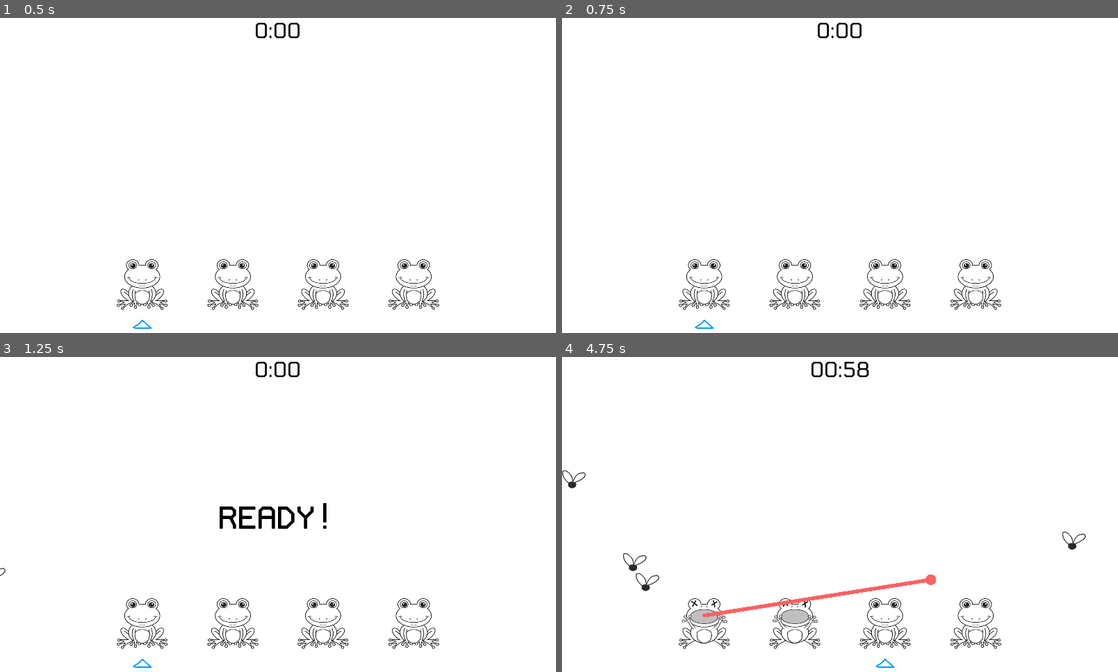
Above: before the commit, frames 1-4 (two rows, left to right).
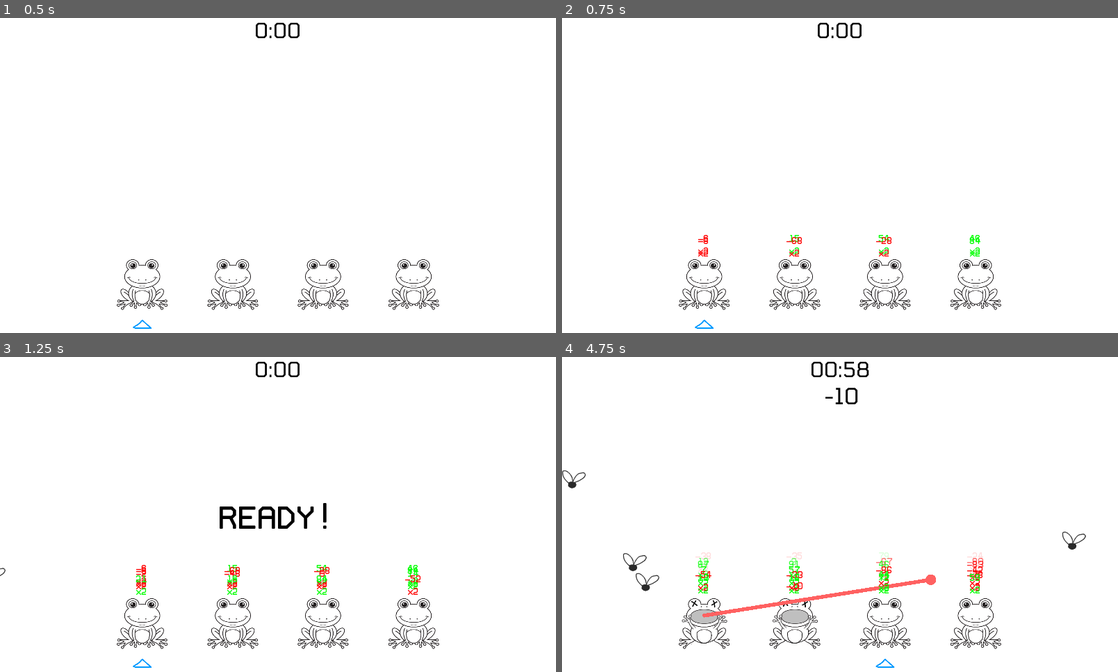
Above: after the commit, the same moments.

Repository: RichoM/time-flies
Game: Godot game, scene res://Level.tscn
Same seed, same stepped clock (60 frames per second), same inputs: the game is played once before the commit and once after it.
Inputs (mouse positions are in pixels of both pictures, inside the frame that each line leads up to):
- Up to frame 1 (0.5 s): no input
- Up to frame 2 (0.75 s): tap Enter (ui_accept) at 0.5, 0.6 s; move the mouse to (962, 162) at 0.52 s; click (962, 162) at 0.67 s
- Up to frame 3 (1.25 s): tap Enter (ui_accept) at 0.77, 1.07 s
- Up to frame 4 (4.75 s): move the mouse to (728, 536) at 1.27 s; tap Enter (ui_accept) at 1.35, 1.52, 1.82, 2.1, 2.85, 3.02, 3.32, 3.6, 3.77, 4.07, 4.35, 4.52 s; click (728, 536) at 1.42 s; move the mouse to (895, 448) at 2.02 s; click (895, 448) at 2.17 s; move the mouse to (812, 583) at 2.77 s; click (812, 583) at 2.92 s; move the mouse to (1006, 568) at 3.52 s; click (1006, 568) at 3.67 s; move the mouse to (673, 470) at 4.27 s; click (673, 470) at 4.42 s

Frame 1 is identical in both runs. In frame 2, 0.3% of the frame differs, in the area x 24-76%, y 68-76%; in frame 3, 0.6%; in frame 4, 0.9%, in the area x 24-76%, y 9-76%.

Commit message:
Added score

Diff:
--- a/Frog.tscn
+++ b/Frog.tscn
@@ -82,5 +82,8 @@
 scale = Vector2( 0.388, 0.344 )
 texture = ExtResource( 6 )
 
+[node name="points" type="Position2D" parent="."]
+position = Vector2( 0, -81 )
+
 [connection signal="state_changed" from="tongue" to="." method="_on_tongue_state_changed"]
 [connection signal="area_entered" from="tongue/tip" to="tongue" method="_on_tip_area_entered"]
--- a/Level.tscn
+++ b/Level.tscn
@@ -93,7 +93,6 @@
 }
 
 [node name="score" type="Label" parent="GUI"]
-visible = false
 anchor_top = 0.08
 anchor_right = 1.0
 anchor_bottom = 0.096
@@ -102,7 +101,6 @@
 margin_bottom = 40.4
 custom_colors/font_color = Color( 0, 0, 0, 1 )
 custom_fonts/font = SubResource( 2 )
-text = "1000"
 align = 1
 __meta__ = {
 "_edit_use_anchors_": false
--- a/frog.gd
+++ b/frog.gd
@@ -6,12 +6,15 @@
 
 var disabled = false
 
+signal bugs_eaten(frog, bugs)
+
 func set_target(point):
 	tongue.set_target(point)
 
-func eat(bug):
-	bug.get_parent().remove_child(bug)
-	# TODO(Richo): Score!
+func eat(bugs):
+	for bug in bugs:
+		bug.get_parent().remove_child(bug)
+	emit_signal("bugs_eaten", self, bugs)
 
 func set_current(val):
 	marker.visible = val
@@ -32,6 +35,18 @@
 	disabled = false
 	body.animation = "closed"
 
+func display_points(points, multiplier):
+	var point_msg = preload("res://points.tscn").instance()
+	add_child(point_msg)
+	point_msg.position = $points.position
+	var msg = str(points)
+	if multiplier > 1:
+		msg += "\nx" + str(multiplier)
+	point_msg.show_msg(msg, Color.green if points > 0 else Color.red)
+
+func _process(delta):
+	if Input.is_action_just_pressed("ui_accept"):
+		display_points(int(rand_range(-100, 100)), 2)
 
 func _on_tongue_state_changed(prev_state, new_state):
 	if disabled: return
--- a/level.gd
+++ b/level.gd
@@ -6,13 +6,31 @@
 
 var begin_time
 var started = false
+var total_score = 0
 
 onready var index = 0
 onready var frogs = get_node(frogs_path).get_children()
 
 func _ready():
 	get_current_frog().set_current(true)
+	for frog in frogs:
+		frog.connect("bugs_eaten", self, "update_score")
 	begin_start_sequence()
+
+func update_score(frog, bugs : Array):
+	# TODO(Richo): Change score by bug type
+	var count = bugs.size()
+	var score
+	var multiplier
+	if count > 0:
+		score = count * 10
+		multiplier = count
+	else:
+		score = -10
+		multiplier = 1
+	frog.display_points(score, multiplier)
+	total_score += score*multiplier
+	$GUI/score.text = str(total_score)
 
 func begin_start_sequence():
 	$AnimationPlayer.play("start_sequence")
--- /dev/null
+++ b/points.gd
@@ -0,0 +1,9 @@
+extends Node2D
+
+func show_msg(msg, color):
+	$msg/label.text = msg
+	modulate = color
+	$player.play("evaporate")
+
+func _on_player_animation_finished(anim_name):
+	get_parent().remove_child(self)
--- /dev/null
+++ b/points.tscn
@@ -0,0 +1,64 @@
+[gd_scene load_steps=5 format=2]
+
+[ext_resource path="res://fonts/CatV_6x12_9.ttf" type="DynamicFontData" id=1]
+[ext_resource path="res://points.gd" type="Script" id=2]
+
+[sub_resource type="Animation" id=2]
+resource_name = "evaporate"
+length = 2.0
+tracks/0/type = "value"
+tracks/0/path = NodePath("msg/label:self_modulate")
+tracks/0/interp = 1
+tracks/0/loop_wrap = true
+tracks/0/imported = false
+tracks/0/enabled = true
+tracks/0/keys = {
+"times": PoolRealArray( 0, 0.8, 1.5 ),
+"transitions": PoolRealArray( 1, 1, 1 ),
+"update": 0,
+"values": [ Color( 1, 1, 1, 1 ), Color( 1, 1, 1, 1 ), Color( 1, 1, 1, 0 ) ]
+}
+tracks/1/type = "value"
+tracks/1/path = NodePath("msg:position")
+tracks/1/interp = 1
+tracks/1/loop_wrap = true
+tracks/1/imported = false
+tracks/1/enabled = true
+tracks/1/keys = {
+"times": PoolRealArray( 0, 1.5 ),
+"transitions": PoolRealArray( 1, 1 ),
+"update": 0,
+"values": [ Vector2( 0, 0 ), Vector2( 0, -50 ) ]
+}
+
+[sub_resource type="DynamicFont" id=1]
+size = 21
+font_data = ExtResource( 1 )
+
+[node name="points" type="Node2D"]
+z_index = 200
+script = ExtResource( 2 )
+
+[node name="player" type="AnimationPlayer" parent="."]
+anims/evaporate = SubResource( 2 )
+
+[node name="msg" type="Node2D" parent="."]
+
+[node name="label" type="Label" parent="msg"]
+anchor_right = 1.0
+anchor_bottom = 1.0
+margin_left = -23.0
+margin_top = -40.0
+margin_right = 21.0
+margin_bottom = 7.0
+custom_colors/font_color = Color( 1, 1, 1, 1 )
+custom_fonts/font = SubResource( 1 )
+text = "+20
+x2"
+align = 1
+valign = 1
+__meta__ = {
+"_edit_use_anchors_": false
+}
+
+[connection signal="animation_finished" from="player" to="." method="_on_player_animation_finished"]
--- a/tongue.gd
+++ b/tongue.gd
@@ -54,8 +54,10 @@
 		bug["node"].global_position = tip.global_position + bug["offset"]
 
 func eat_bugs():
+	var actual_bugs = []
 	for bug in bugs:
-		frog.eat(bug["node"])
+		actual_bugs.append(bug["node"])
+	frog.eat(actual_bugs)
 	bugs.clear()
 
 func _on_tip_area_entered(area):
